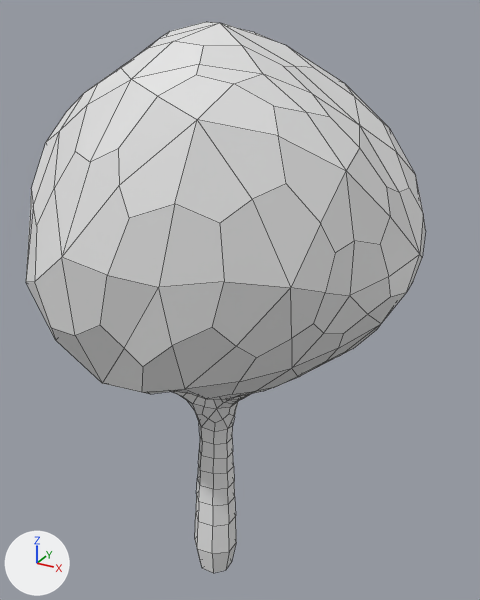
Two versions of the FBX model Game/Project 2/Assets/Models/LowPolyTree1.fbx, one commit apart.
Both versions are drawn from a 50 mm lens placed at (5.17, -8.39, 9.62), pointed at (-1.23, 3.24, 3.8). Arrows for +X, +Y and +Z are at lower left; the lights stay in place. Mesh edges are drawn as thin lines. Where no turn or scale is listed for an object, it has been applied to the vertices.

Names of what the first picture shows: 'Leaves', 'Tree'.
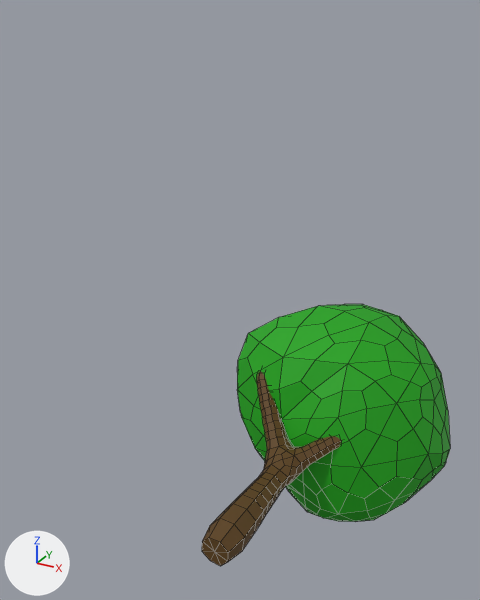
Diff of the bpy script that builds the scene:
```diff
--- a/Game/Project 2/Assets/Models/LowPolyTree1.fbx.py
+++ b/Game/Project 2/Assets/Models/LowPolyTree1.fbx.py
@@ mat_trunkmat1 @@
+mat_trunkmat1 = principled_material('TrunkMat1')
+mat_trunkmat1.base_color = (0.107, 0.0505, 0.00621)  # brown #5c4012
+mat_trunkmat1.roughness = 0.69
@@ mat_leavesmat1 @@
+mat_leavesmat1 = principled_material('LeavesMat1')
+mat_leavesmat1.base_color = (0.00842, 0.367, 0.00332)  # green #17a30b
+mat_leavesmat1.roughness = 0.69
@@ me_icosphere_002 @@
 # used by ob_tree; location = (-0.01, 0.03, -0.25); rotation_euler = (0.569, -0.703, -0.386), in degrees (33, -40, -22)
-me_icosphere_002.from_pydata(...)  # 246 vertices, 224 faces; spans x -0.25..3.68, y -0.27..2.74, z -0.24..4.62
+me_icosphere_002.from_pydata(...)  # 488 vertices, 464 faces; spans x -2.87..3.08, y 0.0..9.68, z -3.06..2.37
+# me_icosphere_002 part 1: a new loose piece of 242 vertices spanning x -2.87..3.08, y 3.98..9.68, z -3.06..2.37, in mat_leavesmat1 (green #17a30b)
+# me_icosphere_002 part 2: 245 vertices removed from x -0.25..3.68, y -0.27..2.74, z -0.24..4.62; 245 vertices added at x -1.56..1.06, y 0.0..4.89, z -1.09..1.35
+me_icosphere_002.materials.append(mat_trunkmat1)  # brown #5c4012
+me_icosphere_002.materials.append(mat_leavesmat1)  # green #17a30b
@@ ob_leaves @@
-ob_leaves = bpy.data.objects.new('Leaves', me_icosphere_000)
-ob_leaves.location = (0.02, 0.39, 6.46)
@@ ob_tree @@
 ob_tree = bpy.data.objects.new('Tree', me_icosphere_002)
-ob_tree.location = (-0.01, 0.03, -0.25)
-ob_tree.rotation_euler = (0.569, -0.703, -0.386)  # degrees (33, -40, -22)
+ob_tree.location = (0.0, 0.0, 0.0)
```

Changed parts and their boxes [x1, y1, x2, y2] in the pictures (480 x 600 px; the box of a moved part takes in the faces that stretch with it):
'Leaves', deleted: before [26, 22, 426, 399]
'Tree', reshaped, moved, turned: before [171, 391, 250, 573]; after [202, 304, 450, 566]
part 1 of me_icosphere_002, added (green): after [237, 304, 450, 522]
part 2 of me_icosphere_002, moved or reshaped: before [171, 391, 250, 573]; after [202, 371, 342, 566]
